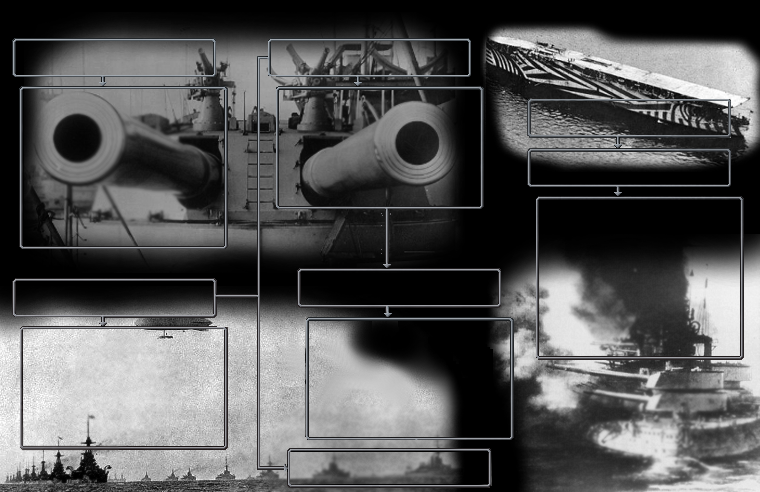
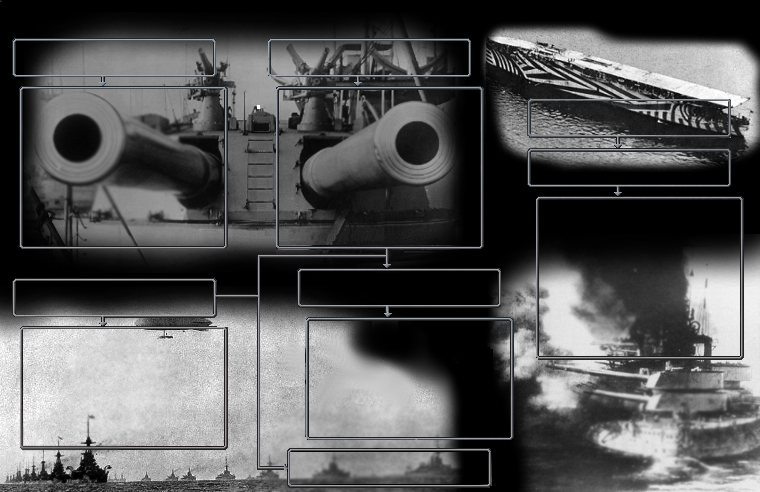
Layered file, before and after one edit (w=760, h=492). Changes by layer:
painted on "bg_tech_capital.dds" over [0, 0, 484, 258]
